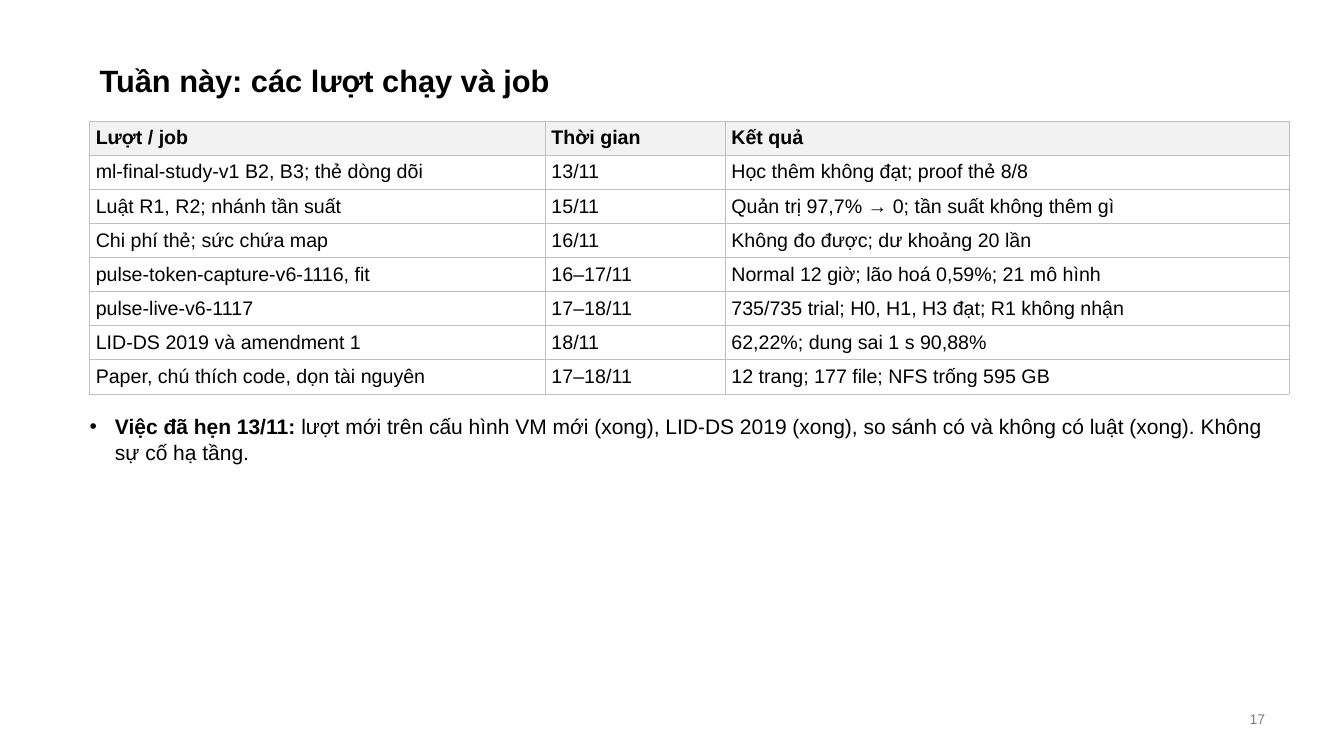
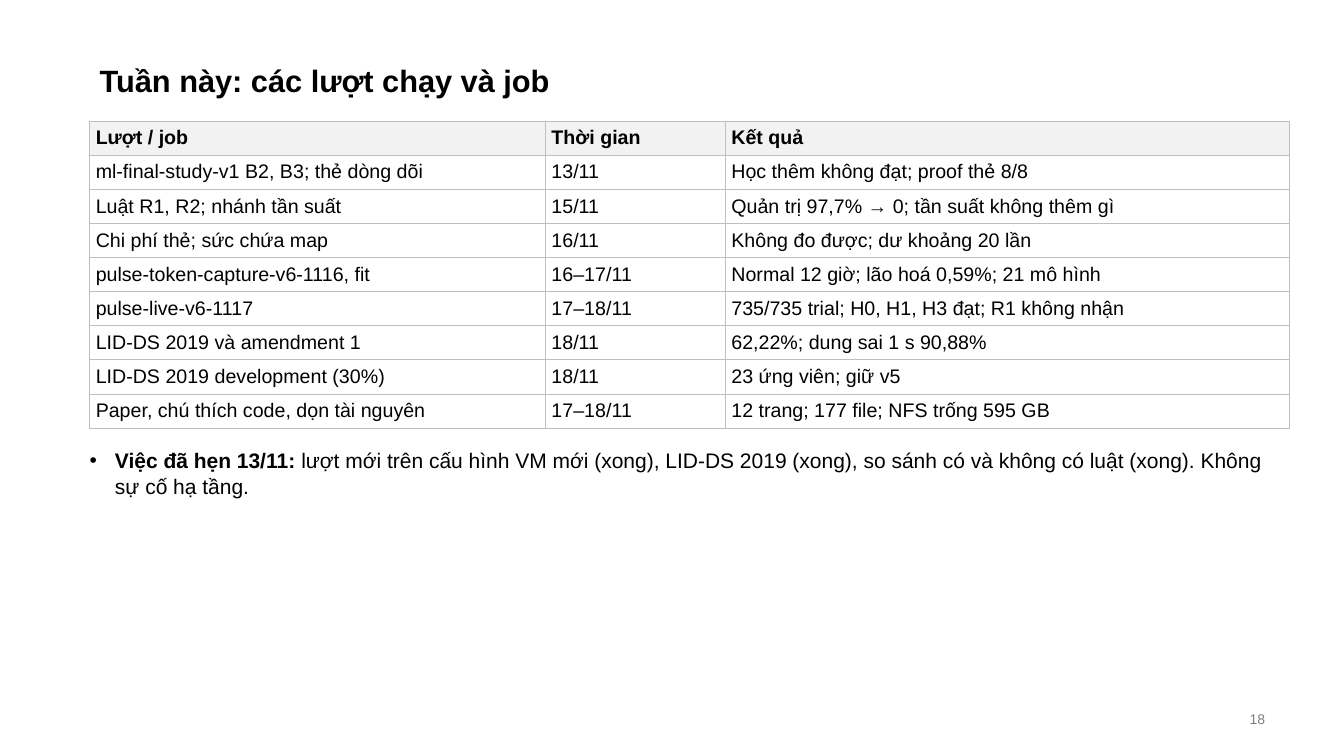
Before and after one commit to tndat-dev/eBPF-project, a slide deck: slide 18 of docs/Slide-runtime_security(20_11).pptx (slide 17 before the commit). Drawn at 1344x756 pixels with LibreOffice and Linux fonts; fonts in the diff are those of the drawing. Boxes give left, top, right and bottom in pixels: in the first picture for what was removed or moved away, otherwise in the second. Text is boxed around its words. In the diff, an @@ line names an element or a change of style, - is before the commit and + after.

Commit message:
LID-DS 2019 development study (lidds2019-development-v1): gate reproduces lidds-ml-v5 on the 30 % part; of 23 candidates none keeps LID-DS 2021 development and CB-DS while raising recall, so lidds-ml-v5 stays and nothing more is scored; receipt, thesis bullet (and itemize fix), report and slides, audit 132/132, WORKLOG/STATE

```diff
--- a/docs/Slide-runtime_security(20_11).pptx
+++ b/docs/Slide-runtime_security(20_11).pptx
@@ table at (x1=90, y1=121, x2=1289, y2=429) @@
+row 8: LID-DS 2019 development (30%) | 18/11 | 23 ứng viên; giữ v5
@@ text "Việc đã hẹn 13/11: lượt ..." moved from (x1=115, y1=418, x2=1262, y2=464) to (x1=115, y1=452, x2=1262, y2=498) @@
@@ page number at (x1=1250, y1=714, x2=1266, y2=724): text changed @@
-17
+18
```
Also in this commit, not shown: 3 other slides changed, 1 slide added, 12 other files.
